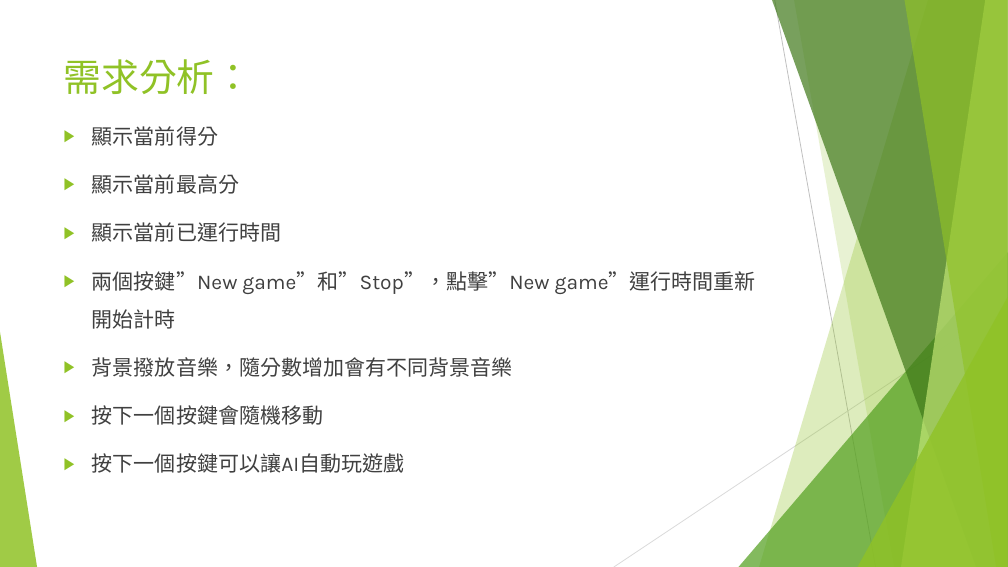
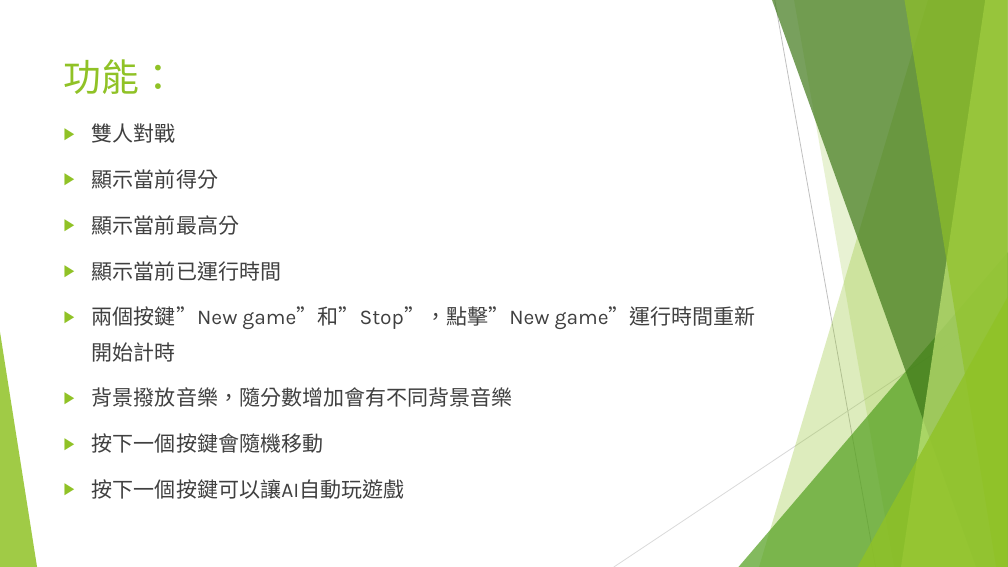
Before and after one commit to sam43125/LabVIEW-2048, a slide deck: slide 2 of Documents/FP_2048.pptx. Drawn at 1008x567 pixels with LibreOffice and Linux fonts; fonts in the diff are those of the drawing. Boxes give left, top, right and bottom in pixels: in the first picture for what was removed or moved away, otherwise in the second. Text is boxed around its words. In the diff, an @@ line names an element or a change of style, - is before the commit and + after.

```diff
--- a/Documents/FP_2048.pptx
+++ b/Documents/FP_2048.pptx
@@ title at [64, 59, 177, 94]: text changed @@
-需求分析：
+功能：
@@ text at [92, 123, 176, 143]: paragraph added @@
+▶ 雙人對戰
@@ text at [92, 169, 756, 499]: line spacing 1.5 to 1.4 @@
```
Also in this commit, not shown: 1 other slide changed.
